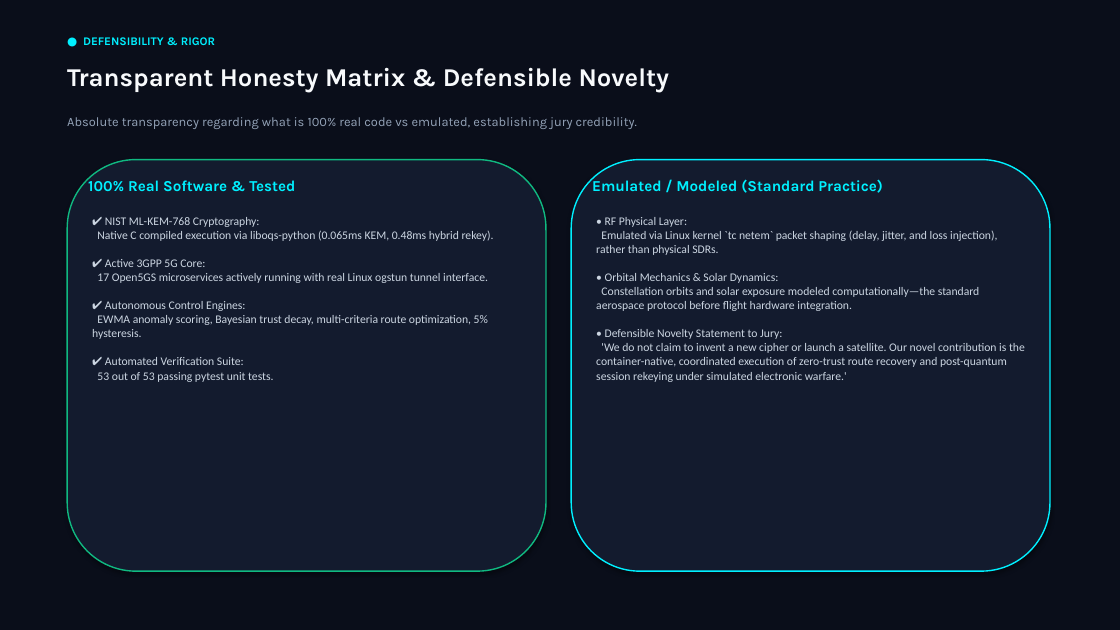
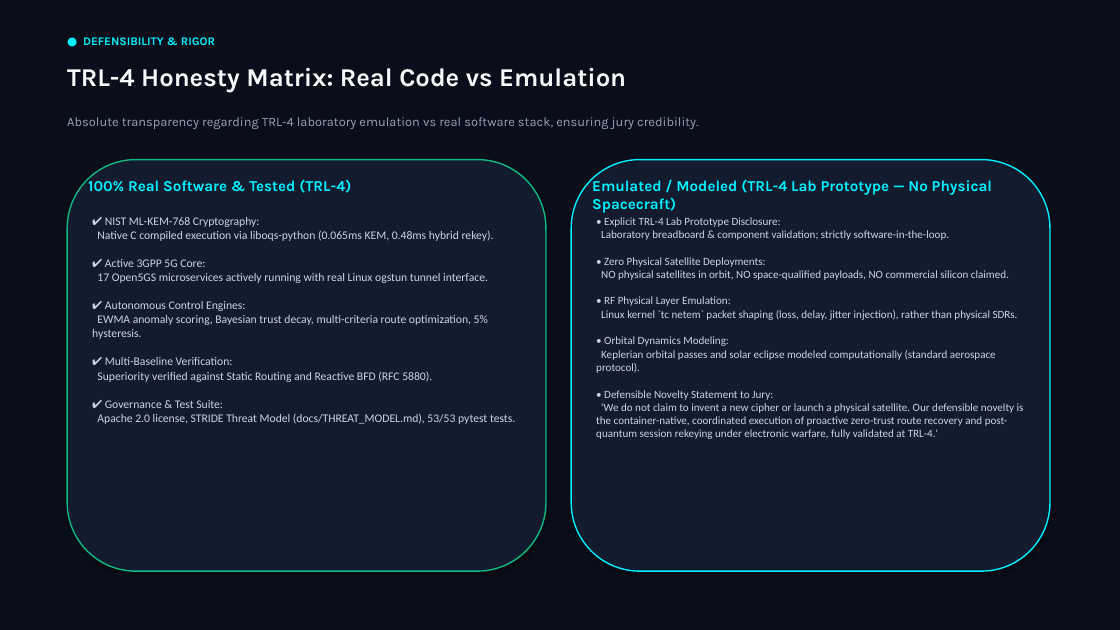
Before and after one commit to Rahul109871234/raksha-net, a slide deck: slide 10 of results/raksha_net_defense_presentation.pptx. Drawn at 1120x630 pixels with LibreOffice and Linux fonts; fonts in the diff are those of the drawing. Boxes give left, top, right and bottom in pixels: in the first picture for what was removed or moved away, otherwise in the second. Text is boxed around its words. In the diff, an @@ line names an element or a change of style, - is before the commit and + after.

Commit message:
docs(presentation): align slides and playbook with TRL-4 emulation, reactive BFD baseline, Apache 2.0, and threat model

```diff
--- a/results/raksha_net_defense_presentation.pptx
+++ b/results/raksha_net_defense_presentation.pptx
@@ text at (67,67,626,92): text changed @@
-Transparent Honesty Matrix & Defensible Novelty
+TRL-4 Honesty Matrix: Real Code vs Emulation
@@ text at (67,117,698,129): text changed @@
-Absolute transparency regarding what is 100% real code vs emulated, establishing jury credibility.
+Absolute transparency regarding TRL-4 laboratory emulation vs real software stack, ensuring jury credibility.
@@ text at (88,178,351,193): text changed @@
-100% Real Software & Tested
+100% Real Software & Tested (TRL-4)
@@ text at (592,178,992,213): text changed @@
-Emulated / Modeled (Standard Practice)
+Emulated / Modeled (TRL-4 Lab Prototype — No Physical Spacecraft)
@@ text at (92,217,515,424): text changed @@
-✔ NIST ML-KEM-768 Cryptography:
-Native C compiled execution via liboqs-python (0.065ms KEM, 0.48ms hybrid rekey).
-✔ Active 3GPP 5G Core:
-17 Open5GS microservices actively running with real Linux ogstun tunnel interface.
-✔ Autonomous Control Engines:
-EWMA anomaly scoring, Bayesian trust decay, multi-criteria route optimization, 5% hysteresis.
-✔ Automated Verification Suite:
-53 out of 53 passing pytest unit tests.
+✔ NIST ML-KEM-768 Cryptography:
+Native C compiled execution via liboqs-python (0.065ms KEM, 0.48ms hybrid rekey).
+✔ Active 3GPP 5G Core:
+17 Open5GS microservices actively running with real Linux ogstun tunnel interface.
+✔ Autonomous Control Engines:
+EWMA anomaly scoring, Bayesian trust decay, multi-criteria route optimization, 5% hysteresis.
+✔ Multi-Baseline Verification:
+Superiority verified against Static Routing and Reactive BFD (RFC 5880).
+✔ Governance & Test Suite:
+Apache 2.0 license, STRIDE Threat Model (docs/THREAT_MODEL.md), 53/53 pytest tests.
@@ text at (596,217,1024,439): text changed; size 10 to 9.5 pt @@
-• RF Physical Layer:
-Emulated via Linux kernel `tc netem` packet shaping (delay, jitter, and loss injection), rather than physical SDRs.
-• Orbital Mechanics & Solar Dynamics:
-Constellation orbits and solar exposure modeled computationally—the standard aerospace protocol before flight hardware integration.
-• Defensible Novelty Statement to Jury:
-'We do not claim to invent a new cipher or launch a satellite. Our novel contribution is the container-native, coordinated execution of zero-trust route recovery and post-quantum session rekeying under simulated electronic warfare.'
+• Explicit TRL-4 Lab Prototype Disclosure:
+Laboratory breadboard & component validation; strictly software-in-the-loop.
+• Zero Physical Satellite Deployments:
+NO physical satellites in orbit, NO space-qualified payloads, NO commercial silicon claimed.
+• RF Physical Layer Emulation:
+Linux kernel `tc netem` packet shaping (loss, delay, jitter injection), rather than physical SDRs.
+• Orbital Dynamics Modeling:
+Keplerian orbital passes and solar eclipse modeled computationally (standard aerospace protocol).
+• Defensible Novelty Statement to Jury:
+'We do not claim to invent a new cipher or launch a physical satellite. Our defensible novelty is the container-native, coordinated execution of proactive zero-trust route recovery and post-quantum session rekeying under electronic warfare, fully validated at TRL-4.'
```
Also in this commit, not shown: 11 other slides changed, 2 other files.
